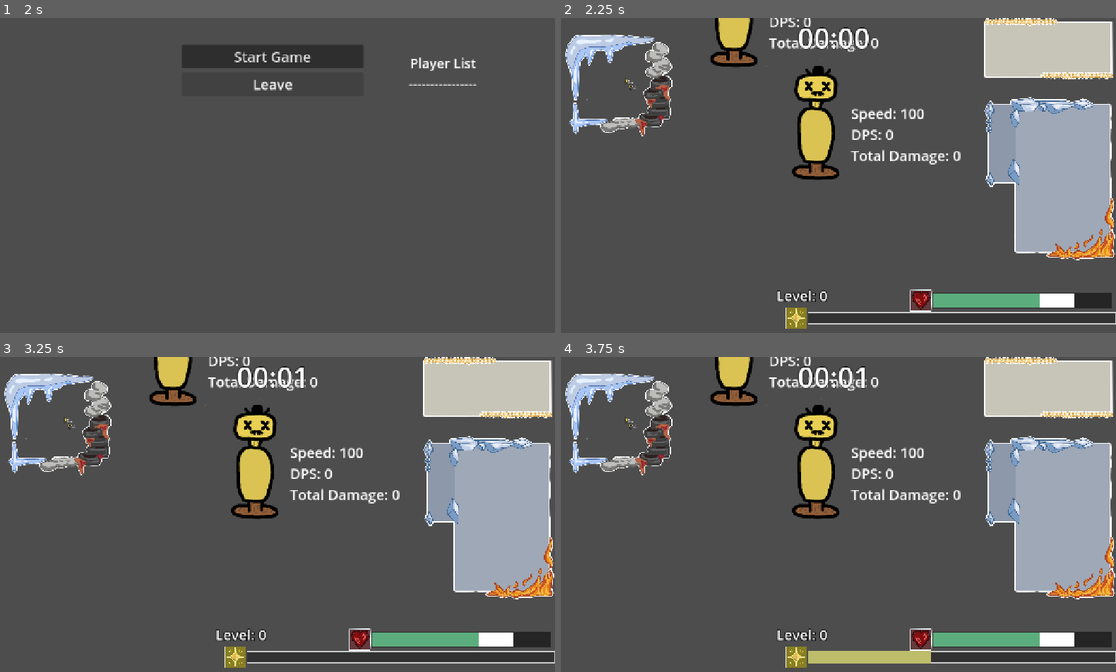
Above: before the commit, frames 1-4 (two rows, left to right).
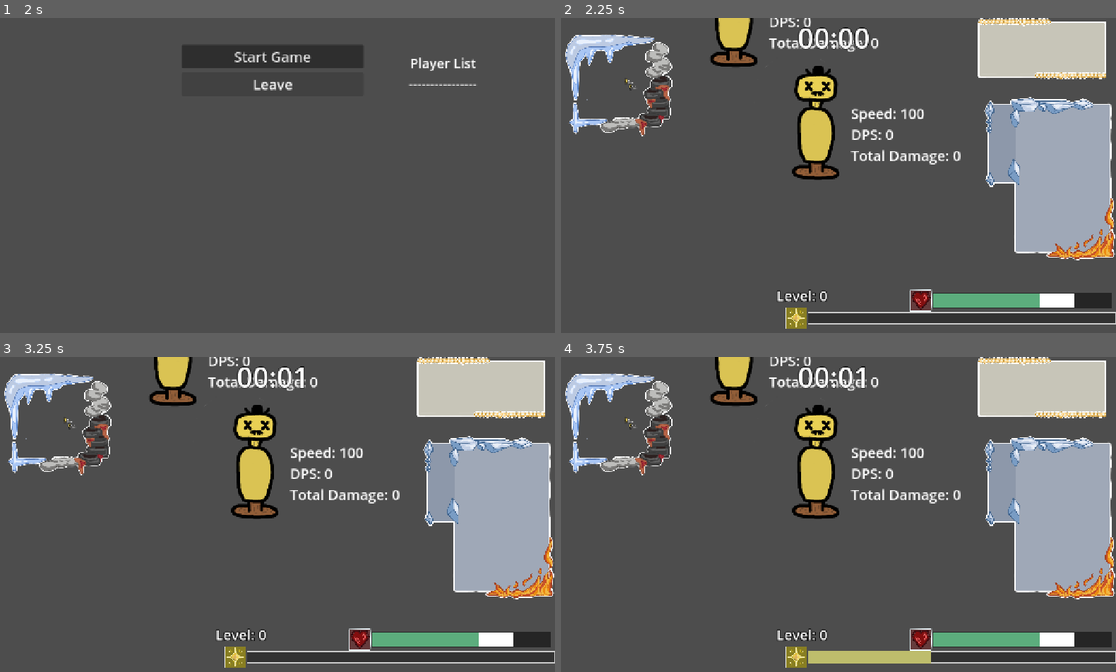
Above: after the commit, the same moments.

Repository: YummyBerry1108/P.A.L
Game: Godot game, scene res://scenes/menu.tscn
Same seed, same stepped clock (60 frames per second), same inputs: the game is played once before the commit and once after it. The engine's default icon, where the game draws it, is replaced by a stand-in: a white triangle on a blue panel in a dark square.
Inputs (mouse positions are in pixels of both pictures, inside the frame that each line leads up to):
- Up to frame 1 (2 s): click (271, 175) at 0.52 s; type "Alex" at 0.6 s; click "Client" at 1.25 s
- Up to frame 2 (2.25 s): click "Start Game" at 2 s
- Up to frame 3 (3.25 s): tap Enter at 2.75 s; move the mouse to (399, 498) at 2.77 s; hold D (right) from 2.78 s (still down); hold R (force_game_over) from 2.78 s (still down)
- Up to frame 4 (3.75 s): tap Space (shoot) at 3.5 s; move the mouse to (721, 530) at 3.52 s; release D (right) at 3.53 s; release R (force_game_over) at 3.53 s; hold S (down) from 3.53 s (still down); tap E (get_exp) at 3.6 s

Frame 1 is identical in both runs. In frame 2, 0.9% of the frame differs, in the area x 75-100%, y 0-20%; in frame 3, 0.9%; in frame 4, 0.9%.

Commit message:
add other player's hp in top right ui

Diff:
--- /dev/null
+++ b/scenes/ui/teammate_display.tscn
@@ -0,0 +1,51 @@
+[gd_scene load_steps=6 format=3 uid="uid://bo5plno10hitc"]
+
+[ext_resource type="Texture2D" uid="uid://doybf1yetn0ky" path="res://imgs/ui/player_info_background.png" id="1_qvg35"]
+[ext_resource type="Script" uid="uid://dxdaka76otb6" path="res://scripts/ui/teammate_display.gd" id="2_28v2t"]
+
+[sub_resource type="LabelSettings" id="LabelSettings_qvg35"]
+font_size = 20
+outline_size = 8
+outline_color = Color(0, 0, 0, 1)
+
+[sub_resource type="LabelSettings" id="LabelSettings_28v2t"]
+font_size = 20
+outline_size = 8
+outline_color = Color(0, 0, 0, 1)
+
+[sub_resource type="LabelSettings" id="LabelSettings_gj7jw"]
+font_size = 20
+outline_size = 8
+outline_color = Color(0, 0, 0, 1)
+
+[node name="TeammateDisplay" type="TextureRect" node_paths=PackedStringArray("player_info_container")]
+custom_minimum_size = Vector2(300, 140)
+offset_right = 300.0
+offset_bottom = 140.0
+texture = ExtResource("1_qvg35")
+expand_mode = 1
+stretch_mode = 4
+script = ExtResource("2_28v2t")
+player_info_container = NodePath("PlayerInfoContainer")
+
+[node name="PlayerInfoContainer" type="VBoxContainer" parent="."]
+layout_mode = 0
+offset_left = 12.0
+offset_top = 22.0
+offset_right = 283.0
+offset_bottom = 118.0
+
+[node name="Label" type="Label" parent="PlayerInfoContainer"]
+layout_mode = 2
+text = "player 1: hp / maxhp"
+label_settings = SubResource("LabelSettings_qvg35")
+
+[node name="Label2" type="Label" parent="PlayerInfoContainer"]
+layout_mode = 2
+text = "player 2: hp / maxhp"
+label_settings = SubResource("LabelSettings_28v2t")
+
+[node name="Label3" type="Label" parent="PlayerInfoContainer"]
+layout_mode = 2
+text = "player 3: hp / maxhp"
+label_settings = SubResource("LabelSettings_gj7jw")
--- a/scenes/ui/ui.tscn
+++ b/scenes/ui/ui.tscn
@@ -1,16 +1,16 @@
 [gd_scene load_steps=28 format=3 uid="uid://bogubau3wnkvt"]
 
-[ext_resource type="Script" path="res://scripts/ui/ui.gd" id="1_0dwhk"]
+[ext_resource type="Script" uid="uid://b3fkyyse8r4fg" path="res://scripts/ui/ui.gd" id="1_0dwhk"]
 [ext_resource type="PackedScene" uid="uid://nj4em35bb2li" path="res://scenes/ui/health_bar.tscn" id="1_g5kmx"]
 [ext_resource type="Script" uid="uid://d26l7ipj7wqlo" path="res://scripts/ui/exp_bar.gd" id="2_0dwhk"]
 [ext_resource type="Texture2D" uid="uid://m6mof2chgq3" path="res://imgs/ui/map_frame.png" id="2_pfayw"]
 [ext_resource type="Texture2D" uid="uid://7qyh2o1fk3hf" path="res://imgs/ui/exp_icon.png" id="2_uegxj"]
 [ext_resource type="Script" uid="uid://dv8r8iyljuman" path="res://scripts/ui/exp_label.gd" id="3_pfayw"]
-[ext_resource type="Script" path="res://scripts/ui/pause_label.gd" id="4_7vp6q"]
-[ext_resource type="Texture2D" uid="uid://doybf1yetn0ky" path="res://imgs/ui/player_info_background.png" id="5_jcn1r"]
+[ext_resource type="Script" uid="uid://y0ulfkia0dwf" path="res://scripts/ui/pause_label.gd" id="4_7vp6q"]
 [ext_resource type="Texture2D" uid="uid://dp2skaqw4riuv" path="res://imgs/ui/side_background.png" id="6_uegxj"]
+[ext_resource type="PackedScene" uid="uid://bo5plno10hitc" path="res://scenes/ui/teammate_display.tscn" id="7_swkix"]
 [ext_resource type="Texture2D" uid="uid://b1eskkahnho3u" path="res://imgs/ui/health_icon.png" id="9_y220t"]
-[ext_resource type="Script" path="res://scripts/ui/mini_map.gd" id="10_hc5d0"]
+[ext_resource type="Script" uid="uid://cra8y5gqvdr5i" path="res://scripts/ui/mini_map.gd" id="10_hc5d0"]
 [ext_resource type="PackedScene" uid="uid://b5bj02fgrvrpf" path="res://scenes/ui/stat_upgrade/stat_upgrade_ui.tscn" id="11_4kltc"]
 [ext_resource type="PackedScene" uid="uid://cdf5h75awup8s" path="res://scenes/ui/skilltree/skill_tree_ui.tscn" id="12_hl07w"]
 
@@ -219,17 +219,12 @@
 anchor_left = 1.0
 anchor_right = 1.0
 anchor_bottom = 1.0
-offset_left = -325.0
+offset_left = -314.0
 grow_horizontal = 0
 grow_vertical = 2
 
-[node name="TeammateDisplay" type="TextureRect" parent="RightSideVBoxContainer"]
-custom_minimum_size = Vector2(300, 140)
-layout_mode = 2
-size_flags_horizontal = 8
-texture = ExtResource("5_jcn1r")
-expand_mode = 1
-stretch_mode = 4
+[node name="TeammateDisplay" parent="RightSideVBoxContainer" instance=ExtResource("7_swkix")]
+layout_mode = 2
 
 [node name="HSeparator" type="HSeparator" parent="RightSideVBoxContainer"]
 layout_mode = 2
@@ -314,9 +309,11 @@
 script = ExtResource("4_7vp6q")
 
 [node name="StatUpgradeUI" parent="." instance=ExtResource("11_4kltc")]
+visible = false
 layout_mode = 1
 
 [node name="SkillTreeUI" parent="." instance=ExtResource("12_hl07w")]
+visible = false
 layout_mode = 1
 
 [node name="MultiplayerSynchronizer" type="MultiplayerSynchronizer" parent="."]
--- a/scripts/lobby.gd
+++ b/scripts/lobby.gd
@@ -9,6 +9,7 @@
 signal player_connected(peer_id, player_info)
 signal player_disconnected(peer_id)
 signal server_disconnected
+signal all_player_ready()
 
 const PORT: int = 7000
 const DEFAULT_SERVER_IP: String = "127.0.0.1" # IPv4 localhost
@@ -77,6 +78,11 @@
 		if players_loaded == players.size():
 			$/root/Main.start_game()
 			players_loaded = 0
+			game_ready.rpc()
+
+@rpc("authority", "call_local", "reliable")
+func game_ready() -> void:
+	all_player_ready.emit()
 
 @rpc("authority", "call_local", "reliable")
 func return_to_lobby() -> void:
--- a/scripts/player/player.gd
+++ b/scripts/player/player.gd
@@ -90,9 +90,10 @@
 	if not is_alive:
 		return
 	player_stat.hp -= damage
+	if player_stat.hp <= 0:
+		player_stat.hp = 0
+		die()
 	health_changed.emit(player_stat.hp)
-	if player_stat.hp <= 0:
-		die()
 	is_invincible = true
 	invincibility_timer.start()
 
--- /dev/null
+++ b/scripts/ui/teammate_display.gd
@@ -0,0 +1,35 @@
+extends TextureRect
+@export var player_info_container: VBoxContainer
+
+var player_nodes: Array[Player]
+var player_to_label: Dictionary[Player, Label]
+var player_ready: bool = false
+
+func _ready() -> void:
+	Lobby.all_player_ready.connect(_on_all_player_ready)
+	for label in player_info_container.get_children():
+		label.text = ""
+
+func _process(delta: float) -> void:
+	if not ready: return
+	for player: Player in player_nodes:
+		if not player: continue
+		var label: Label = player_to_label[player]
+		label.text = \
+		player.username + \
+		": " + \
+		str(int(player.player_stat.hp)) + \
+		" / " + \
+		str(int(player.player_stat.max_hp))
+
+func _on_all_player_ready() -> void:
+	var players = get_tree().get_nodes_in_group("players")
+	var labels = player_info_container.get_children()
+
+	player_ready = true
+
+	for player in players:
+		if player.name == str(multiplayer.get_unique_id()): continue
+		player_nodes.append(player)
+	for idx in range(player_nodes.size()):
+		player_to_label[player_nodes[idx]] = labels[idx]
Not shown, added: scripts/ui/teammate_display.gd.uid
Not shown, added: scenes/ui/teammate_display.tscn5574627592.tmp
Not shown, added: scenes/ui/teammate_display.tscn5582147323.tmp
Not shown, added: scenes/ui/teammate_display.tscn5594643981.tmp
